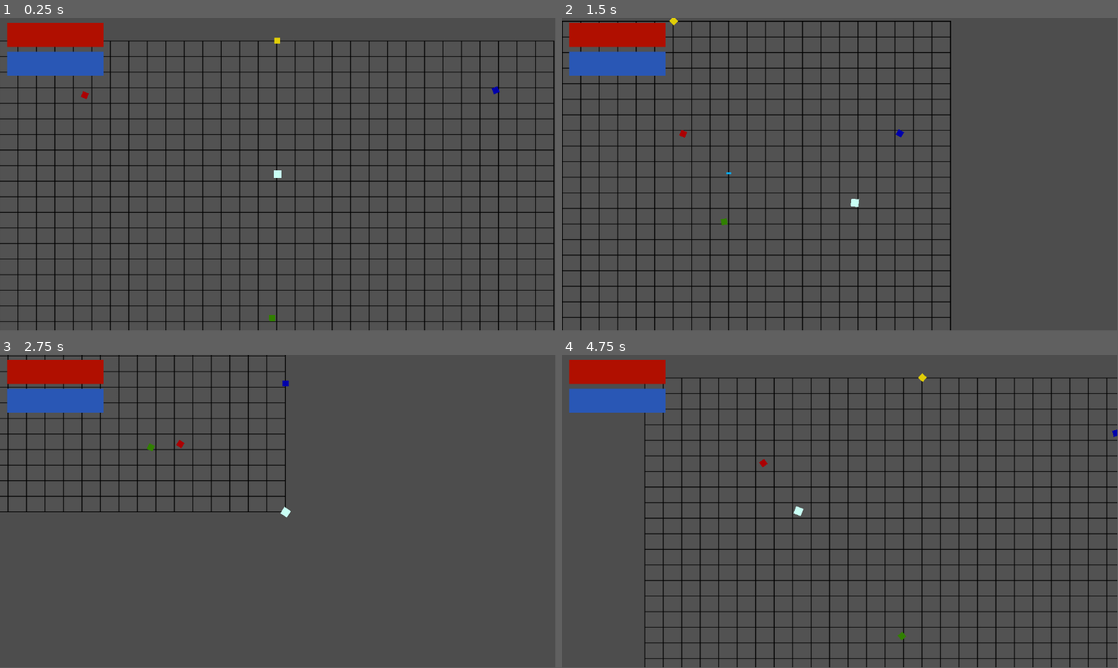
Above: before the commit, frames 1-4 (two rows, left to right).
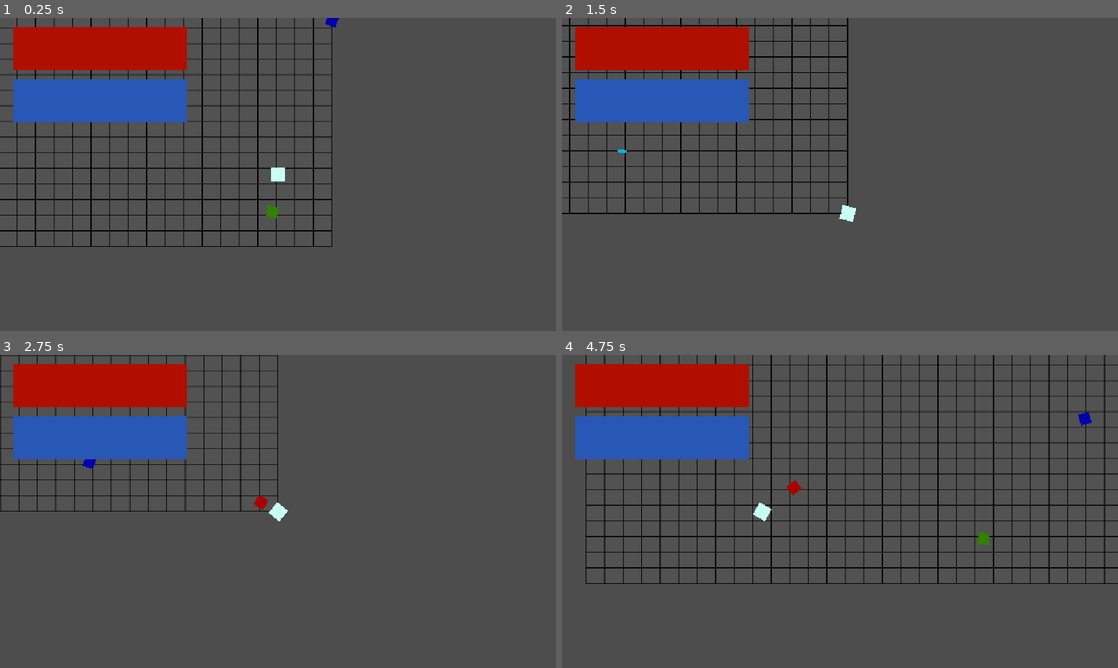
Above: after the commit, the same moments.

Repository: EmpexOri/OperationHavok
Game: Godot game, scene res://Scenes/PlaygroundScene.tscn
Same seed, same stepped clock (60 frames per second), same inputs: the game is played once before the commit and once after it.
Inputs (mouse positions are in pixels of both pictures, inside the frame that each line leads up to):
- Up to frame 1 (0.25 s): no input
- Up to frame 2 (1.5 s): move the mouse to (962, 158) at 0.52 s; hold D (right) 0.53-1.28 s; click (962, 158) at 0.6 s; move the mouse to (728, 190) at 1.27 s; hold S (down) from 1.28 s (still down); click (728, 190) at 1.35 s
- Up to frame 3 (2.75 s): move the mouse to (333, 442) at 2.02 s; release S (down) at 2.03 s; hold D (right) from 2.03 s (still down); click (333, 442) at 2.1 s
- Up to frame 4 (4.75 s): move the mouse to (812, 574) at 2.77 s; release D (right) at 2.78 s; hold W (up) 2.78-3.53 s; click (812, 574) at 2.85 s; move the mouse to (1006, 558) at 3.52 s; hold A (left) from 3.53 s (still down); click (1006, 558) at 3.6 s; move the mouse to (673, 464) at 4.27 s; click (673, 464) at 4.35 s
In our replay, the window is 799x449 before the commit and 800x450 after it. These sizes can differ from the game's own. Grey fills any space a smaller window leaves; there, only what the larger window draws over its background counts as a difference.

The runs differ from the first frame. In frame 1, 20% of the frame differs, in the area x 0-100%, y 0-100%; in frame 2, 18%; in frame 3, 12%; in frame 4, 24%, in the area x 1-100%, y 0-100%.

Commit message:
Scaling Fixed - See me for how to change it

Diff:
--- a/Scenes/PlaygroundScene.tscn
+++ b/Scenes/PlaygroundScene.tscn
@@ -11,9 +11,6 @@
 [ext_resource type="PackedScene" uid="uid://btmobglafrxdx" path="res://Scenes/Misc/enemy_2.tscn" id="6_w5l6p"]
 [ext_resource type="PackedScene" uid="uid://hugp881sope0" path="res://Scenes/Misc/enemy_3.tscn" id="7_wlc0k"]
 [ext_resource type="PackedScene" uid="uid://djdmgiabwutdt" path="res://Scenes/Misc/enemy_4.tscn" id="8_1cxn6"]
-[ext_resource type="Script" uid="uid://j2brxgn7po3j" path="res://Assets/Scripts/Enemy/enemy2.gd" id="10_3kogm"]
-[ext_resource type="Script" uid="uid://7gv0u7m0fnce" path="res://Assets/Scripts/Enemy/enemy3.gd" id="12_twjg6"]
-[ext_resource type="Script" uid="uid://b7d7d020brysy" path="res://Assets/Scripts/Enemy/enemy4.gd" id="14_keglp"]
 
 [sub_resource type="RectangleShape2D" id="RectangleShape2D_d0q0w"]
 size = Vector2(16, 16)
@@ -32,6 +29,7 @@
 anchors_preset = 0
 offset_right = 40.0
 offset_bottom = 40.0
+metadata/_edit_use_anchors_ = true
 
 [node name="HealthBar" type="TextureProgressBar" parent="PlayerUI/UIContainer"]
 layout_mode = 1
@@ -43,6 +41,7 @@
 texture_under = ExtResource("2_ydcph")
 texture_progress = ExtResource("2_ydcph")
 tint_progress = Color(0.690002, 0.0584759, 9.62615e-08, 1)
+metadata/_edit_use_anchors_ = true
 
 [node name="FocusBar" type="TextureProgressBar" parent="PlayerUI/UIContainer"]
 layout_mode = 0
@@ -54,6 +53,7 @@
 texture_under = ExtResource("2_ydcph")
 texture_progress = ExtResource("2_ydcph")
 tint_progress = Color(0.159324, 0.341244, 0.710893, 1)
+metadata/_edit_use_anchors_ = true
 
 [node name="BackGround" type="Sprite2D" parent="."]
 modulate = Color(0.32, 0.32, 0.32, 1)
@@ -85,14 +85,11 @@
 
 [node name="Enemy2" parent="." instance=ExtResource("6_w5l6p")]
 position = Vector2(1077, 85)
-script = ExtResource("10_3kogm")
 
 [node name="Enemy3" parent="." instance=ExtResource("7_wlc0k")]
 position = Vector2(565, 619)
-script = ExtResource("12_twjg6")
 
 [node name="Enemy4" parent="." instance=ExtResource("8_1cxn6")]
 position = Vector2(577, -26)
-script = ExtResource("14_keglp")
 
 [connection signal="body_entered" from="Player/Area2D" to="Player" method="_on_area_2d_body_entered"]
--- a/project.godot
+++ b/project.godot
@@ -18,6 +18,16 @@
 [autoload]
 
 GlobalControls="*res://Assets/Scripts/Universal Scripts/GlobalControls.gd"
+
+[display]
+
+window/size/viewport_width=640
+window/size/viewport_height=360
+window/size/borderless=true
+window/size/window_width_override=1920
+window/size/window_height_override=1080
+window/stretch/mode="viewport"
+window/stretch/aspect="expand"
 
 [input]
 
Not shown: 1 places in Scenes/PlaygroundScene.tscn that only renumber resources
